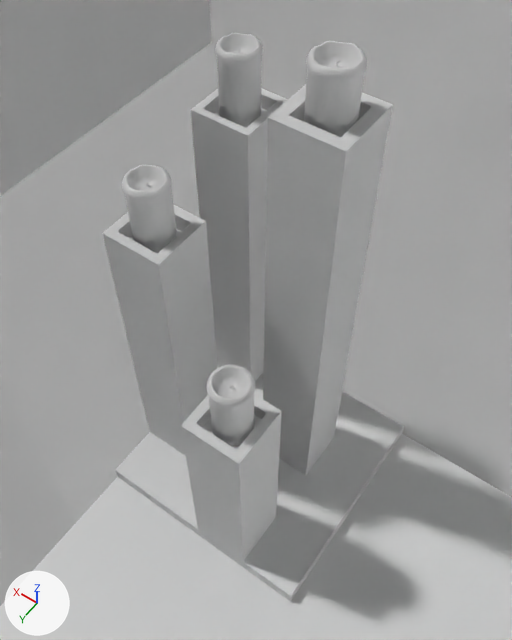
Before and after pictures for a commit that changed the Blender file 00_filestructure/04_Shots/lkkncr-shot-01.blend.
Both versions are drawn from a 50 mm lens placed at (16.57, 9.96, 2.26), pointed at (17.09, 9.23, 1.11). The axes (+X, +Y, +Z) are drawn at lower left. The lights are the same throughout.

Objects in the first picture: 'cr-kerze', 'cr-kerze.001', 'cr-kerze.002', 'cr-kerze.003', 'cr-kerzenständer', 'kn-kirche'.
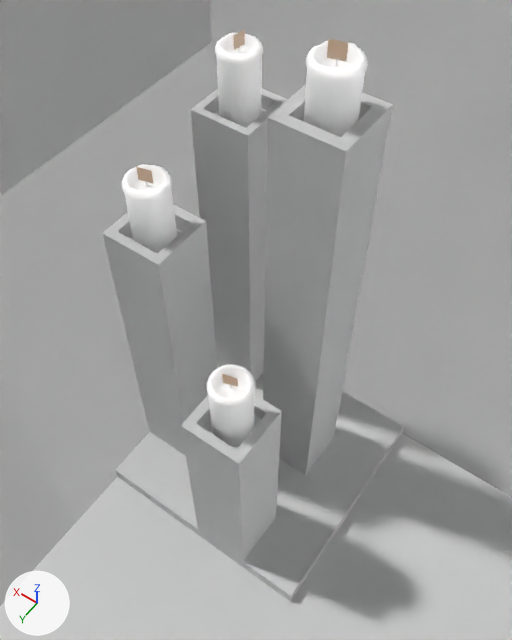
Where the newer file only moved an object's origin or applied its transform, the numbers keep the older frame.

Where the change shows, as pixel boxes [x1, y1, x2, y2] in the pictures (512 x 640 px):
'cr-kerze.002', reshaped, recoloured (grey to white): before [304, 41, 367, 137]; after [304, 39, 367, 137]
'cr-kerze.003', reshaped, recoloured, turned: before [215, 33, 263, 128]; after [215, 29, 263, 128]
'cr-kerze', reshaped, recoloured (grey to white): [122, 165, 177, 254] in both
'cr-kerze.001', reshaped, recoloured (grey to white): [207, 365, 255, 446] in both

Edits to the bpy script that builds the scene:
```text
Add mat_kn_wachs:
    mat_kn_wachs = bpy.data.materials.new('kn-wachs')
    # nodes: AddShader, BsdfDiffuse, OutputMaterial, SubsurfaceScattering
    # colours: white #ffffff
Add mat_kn_flamme:
    mat_kn_flamme = bpy.data.materials.new('kn-flamme')
    # nodes: BsdfDiffuse, BsdfTransparent, Emission, MixShader, OutputMaterial
    # colours: beige #ffcc98
Change me_cylinder_007:
    where me_cylinder_007.from_pydata(...)  # 288 vertices, 258 faces; spans x -1.06..1.06, y -1.06..1.06, z -1.0..1.0
    add me_cylinder_007.materials.append(mat_kn_wachs)
Add me_plane_008_1:
    me_plane_008_1.from_pydata(...)  # 56 vertices, 42 faces; spans x -1.0..1.0, y -1.0..1.0, z 0.0
    me_plane_008_1.materials.append(mat_kn_flamme)  # its picture is missing
Change col_cr_kerze:
    add col_cr_kerze.objects.link(ob_kn_flamme)
Change ob_cr_kerze_003:
    ob_cr_kerze_003.rotation_euler: (0.0, 0.0, 0.0) -> (0.0, 0.0, 1.138)  # degrees (0, 0, 0) -> degrees (0, 0, 65)
Add ob_kn_flamme:
    ob_kn_flamme = bpy.data.objects.new('kn-flamme', me_plane_008_1)
    ob_kn_flamme.location = (0.0, 0.0155, 1.586)
    ob_kn_flamme.rotation_euler = (1.571, 0.0, 0.28)  # degrees (90, 0, 16)
    ob_kn_flamme.scale = (0.184, 0.184, 0.184)
    _m = ob_kn_flamme.modifiers.new('Smooth', 'SMOOTH')
```
